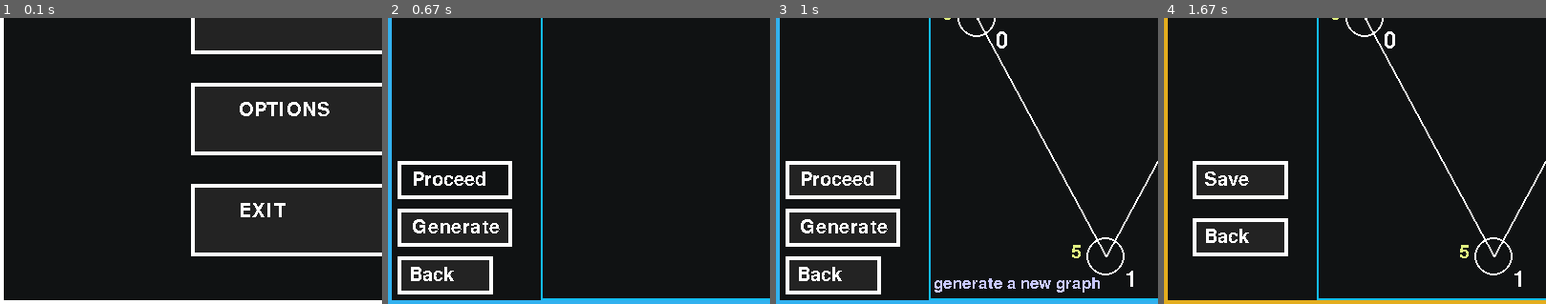
Above: before the commit, frames 1-4 (left to right).
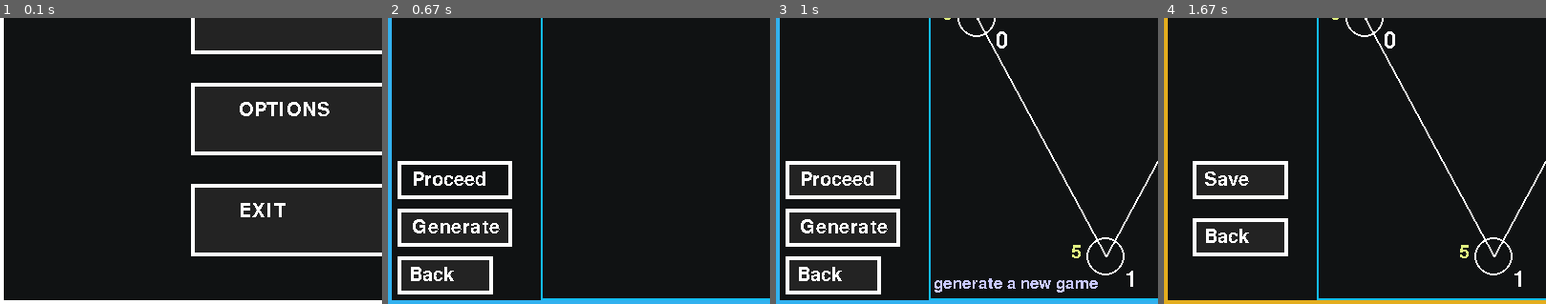
Above: after the commit, the same moments.

Repository: rayannott/dollargame
Game: pygame game, started from Gui.py
Two runs of this game, one before a commit and one after it. Both use one fixed random seed, a clock stepped at 60 frames per second and the inputs below.
Inputs (mouse positions are % of the whole screen's width and height, from its top left):
- Up to frame 1 (0.1 s): no input
- Up to frame 2 (0.67 s): click "GENERATE" at 0.38 s
- Up to frame 3 (1 s): click "Generate" at 0.72 s
- Up to frame 4 (1.67 s): click "Proceed" at 1.05 s; click (20, 20) at 1.38 s
The pictures show only the part of the screen within x 0-50%, y 50-100%; the shares and areas given below are measured in that part.

Frames 1-2 are identical in both runs. In frame 3, 0.2% of the frame differs, in the area x 75-85%, y 90-96%; in frame 4, nothing differs.

Commit message:
minor tweaks

Diff:
--- a/Gui.py
+++ b/Gui.py
@@ -154,7 +154,7 @@
     btn_back = Button(topleft=(10, 550), size=(100, 40),
                             text='Back', hover_text='go back')
     btn_generate = Button(topleft=(10, 500), size=(120, 40),
-                            text='Generate', hover_text='generate a new graph')
+                            text='Generate', hover_text='generate a new game')
     btn_proceed = Button(topleft=(10, 450), size=(120, 40), is_active=False,
                             text='Proceed', hover_text='pick this game')
     cnt_nodes = Counter(topleft=(10, 30), size=(100, 40), value=6, bounds=(3, 100),
--- a/games/42.json
+++ b/games/42.json
@@ -1 +1 @@
-{"graph": {"edges": [[0, 2], [0, 1], [1, 2], [2, 3], [3, 4]] …(435 unchanged characters)…  [4, "give"], [4, "give"], [4, "give"]]}], "info": {"date_created": "30/05/2022 17:16:39"}}
+{"graph": {"edges": [[0, 2], [0, 1], [1, 2], [2, 3], [3, 4]] …(435 unchanged characters)…  [4, "give"], [4, "give"], [4, "give"]]}, {"date_played": "08/06/2022 14:08:00", "moves": [[2, "take"], [0, "take"]]}], "info": {"date_created": "30/05/2022 17:16:39"}}
--- a/games/55.json
+++ b/games/55.json
@@ -1 +1 @@
-{"graph": {"edges": [[0, 3], [1, 2], [1, 5], [1, 6], [2, 3], …(510 unchanged characters)…  [0, "give"], [3, "give"], [3, "give"]]}], "info": {"date_created": "05/06/2022 14:38:53"}}
+{"graph": {"edges": [[0, 3], [1, 2], [1, 5], [1, 6], [2, 3], …(510 unchanged characters)…  [0, "give"], [3, "give"], [3, "give"]]}, {"date_played": "14/06/2022 12:44:34", "moves": [[5, "give"], [6, "take"], [4, "take"], [4, "take"], [2, "take"], [3, "take"], [2, "take"]]}], "info": {"date_created": "05/06/2022 14:38:53"}}
--- /dev/null
+++ b/games/63.json
@@ -0,0 +1 @@
+{"graph": {"edges": [[0, 1], [0, 2], [0, 5], [1, 2], [2, 3], [3, 4]], "values": {"0": -2, "1": 2, "2": 2, "3": 1, "4": -3, "5": 2}, "positions": {"0": [269, 342], "1": [310, 159], "2": [560, 166], "3": [596, 371], "4": [435, 505], "5": [234, 456]}}, "plays": [{"date_played": "08/06/2022 14:03:51", "moves": [[4, "take"], [4, "take"], [4, "take"], [4, "take"], [4, "take"], [3, "take"], [3, "take"], [1, "take"], [1, "give"], [1, "give"], [5, "give"]]}], "info": {"date_created": "08/06/2022 14:03:51"}}
--- /dev/null
+++ b/games/64.json
@@ -0,0 +1 @@
+{"graph": {"edges": [[0, 1], [1, 2], [2, 3]], "values": {"0": -4, "1": -2, "2": 2, "3": 4}, "positions": {"0": [227, 292], "1": [372, 292], "2": [523, 291], "3": [705, 294]}}, "plays": [{"date_played": "08/06/2022 14:10:07", "moves": [[0, "take"], [0, "take"], [0, "take"], [0, "take"], [3, "give"], [3, "give"], [3, "give"], [3, "give"], [2, "give"], [2, "give"], [2, "give"], [3, "give"], [3, "give"], [3, "give"], [3, "give"], [3, "give"], [3, "give"], [2, "give"], [2, "give"], [2, "give"]]}], "info": {"date_created": "08/06/2022 14:09:30"}}
--- /dev/null
+++ b/games/65.json
@@ -0,0 +1 @@
+{"graph": {"edges": [[0, 5], [0, 3], [1, 3], [1, 2], [2, 4], [3, 5]], "values": {"0": -1, "1": -3, "2": 3, "3": 1, "4": 3, "5": 1}, "positions": {"0": [312, 321], "1": [308, 206], "2": [573, 171], "3": [615, 304], "4": [551, 432], "5": [410, 443]}}, "plays": [{"date_played": "08/06/2022 14:12:05", "moves": [[0, "take"], [4, "give"], [4, "give"], [4, "give"], [2, "give"], [2, "give"], [2, "give"]]}], "info": {"date_created": "08/06/2022 14:12:05"}}
Not shown, changed: dollar_game_RL.ipynb
